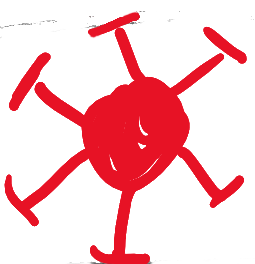
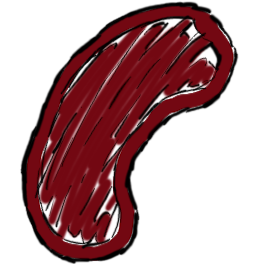
The second 255 x 264 image is a revision of the first. Changes to its layers:
hid "Eingefügte Ebene #7" over [0, 11, 254, 264]
added layer "Ebene #1" above "Eingefügte Ebene #2" over [19, 1, 239, 264]
showed "Eingefügte Ebene #2" over [24, 4, 234, 261]
